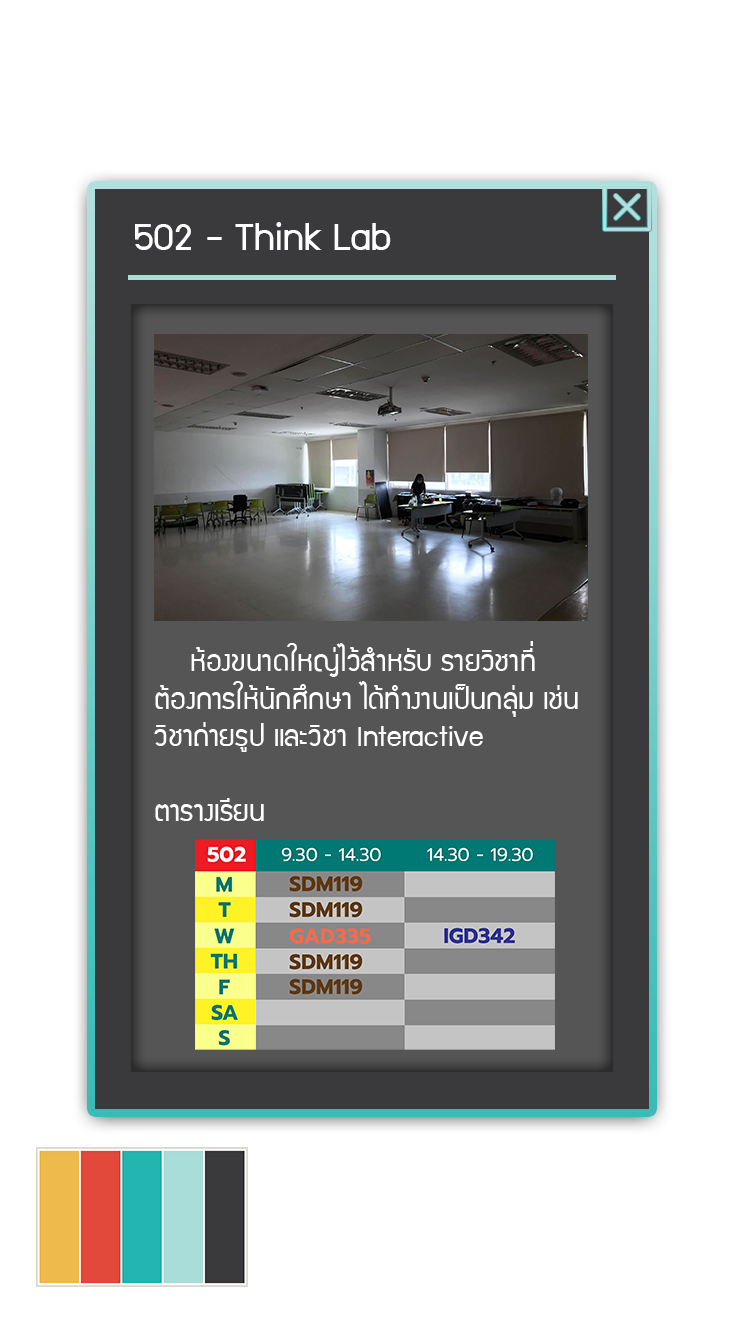
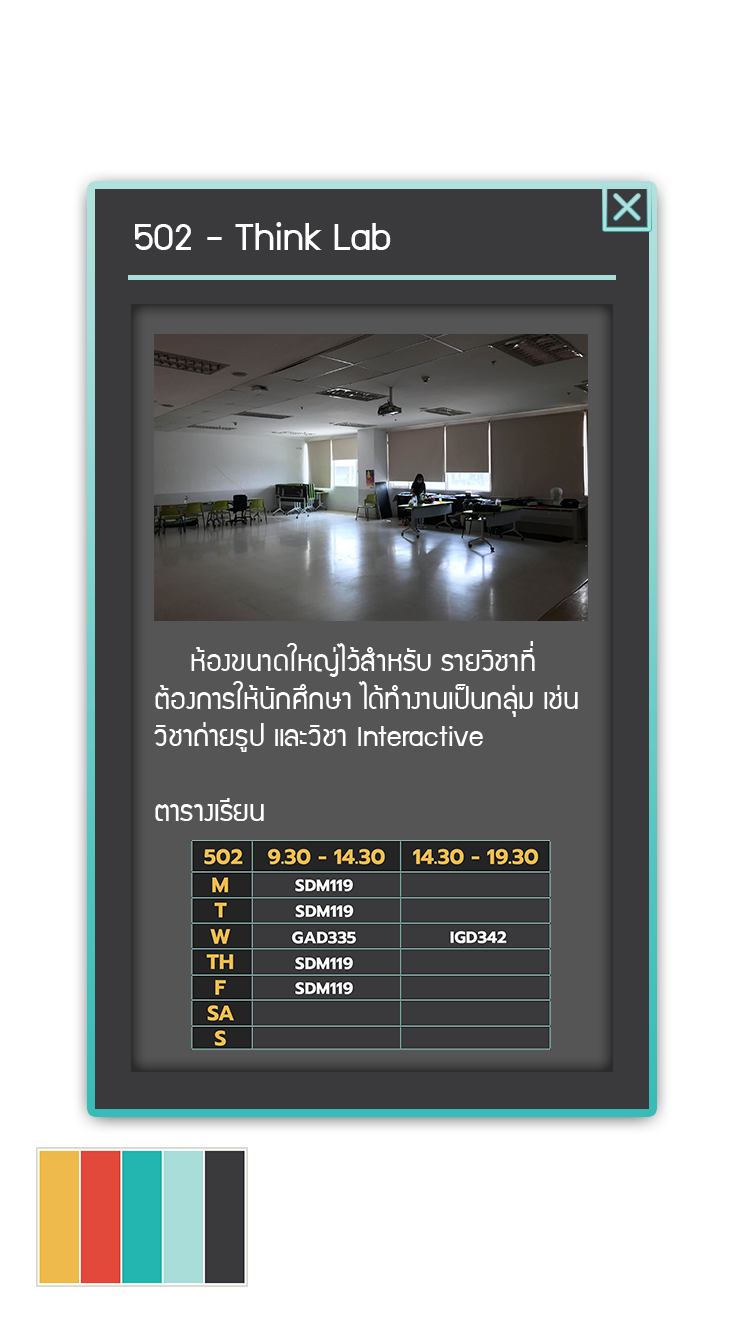
Layers edited between the first and the second (750, 1334) image:
painted on "Table_502" over [191, 839, 555, 1050]
